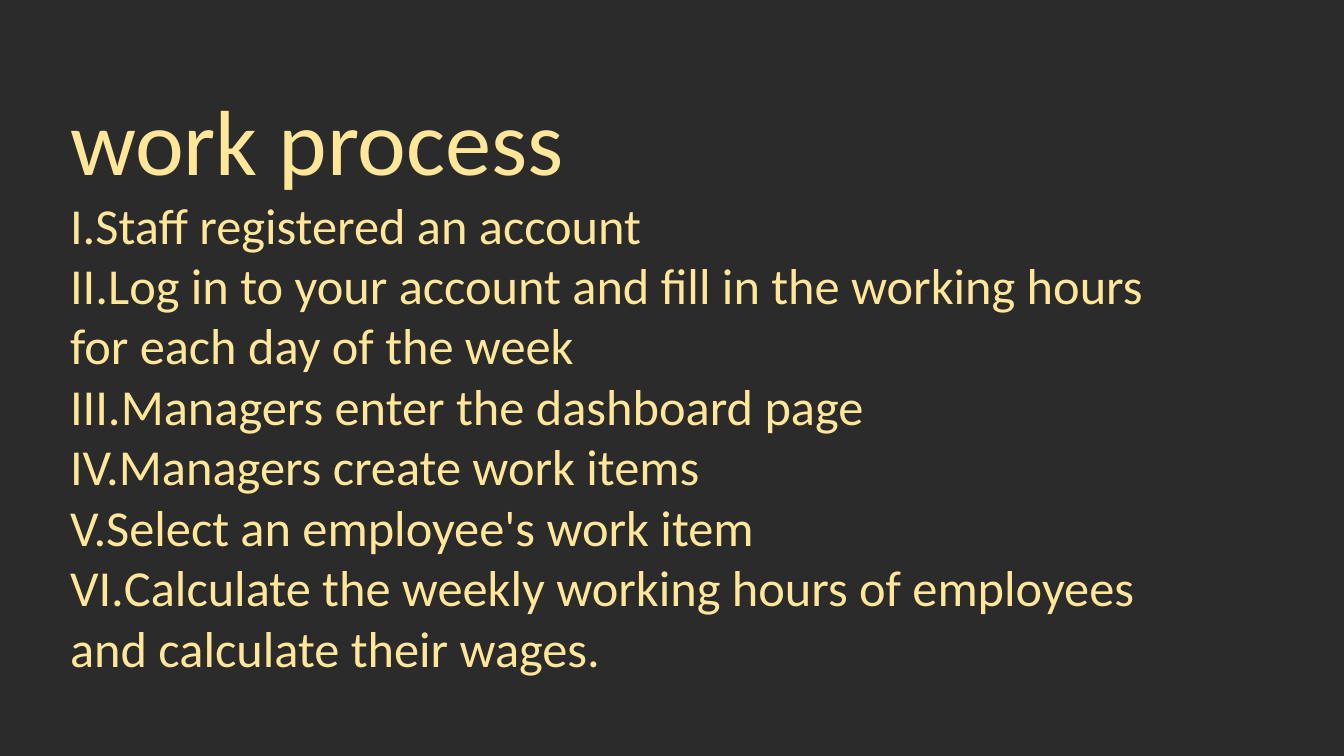
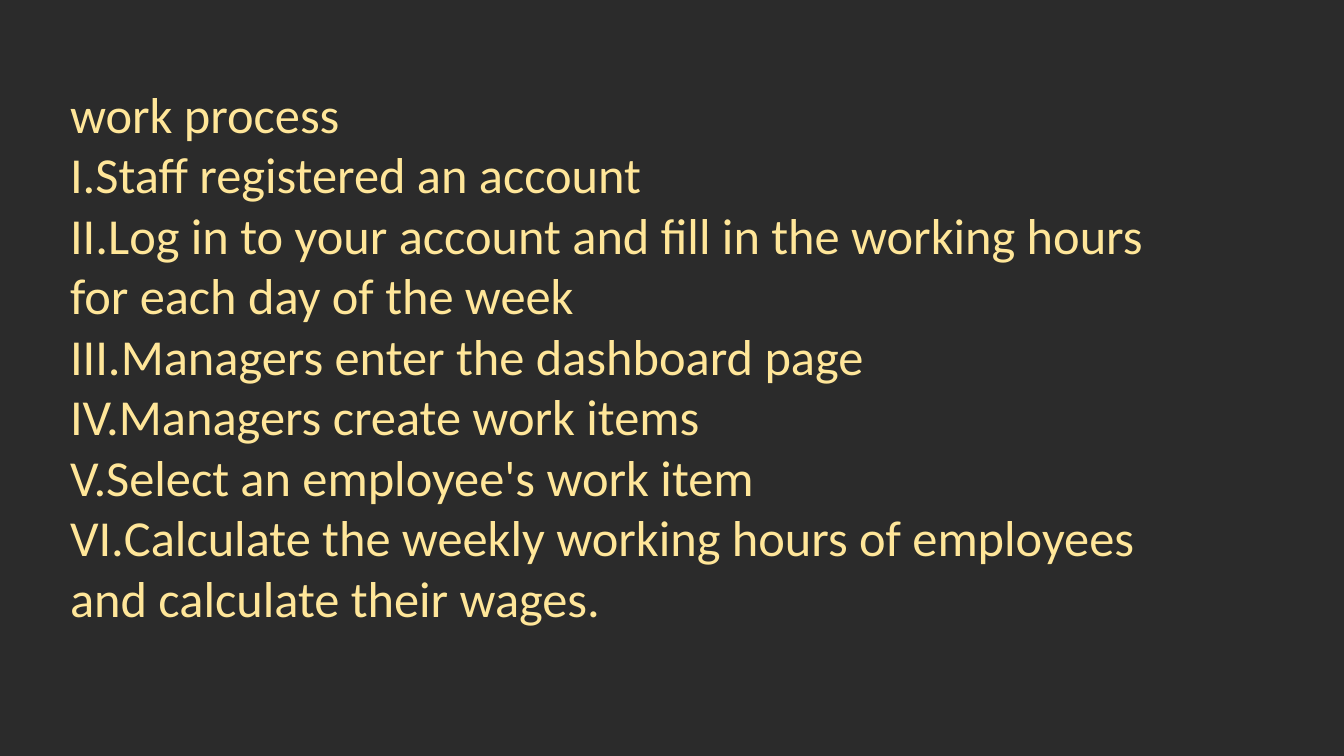
Before and after one commit to Ruixiaoke/Roster-Management-System, a slide deck: slide 4 of document/ppt.pptx. Drawn at 1344x756 pixels with LibreOffice and Linux fonts; fonts in the diff are those of the drawing; background and template pictures are left out; a plain dark background stands for a picture behind light text. Boxes give left, top, right and bottom in pixels: in the first picture for what was removed or moved away, otherwise in the second. Text is boxed around its words. In the diff, an @@ line names an element or a change of style, - is before the commit and + after.

```diff
--- a/document/ppt.pptx
+++ b/document/ppt.pptx
@@ text at [70,98,339,141]: size 66 to 36 pt in "work process" @@
```
Also in this commit, not shown: 3 other slides changed, 2 slides added.
